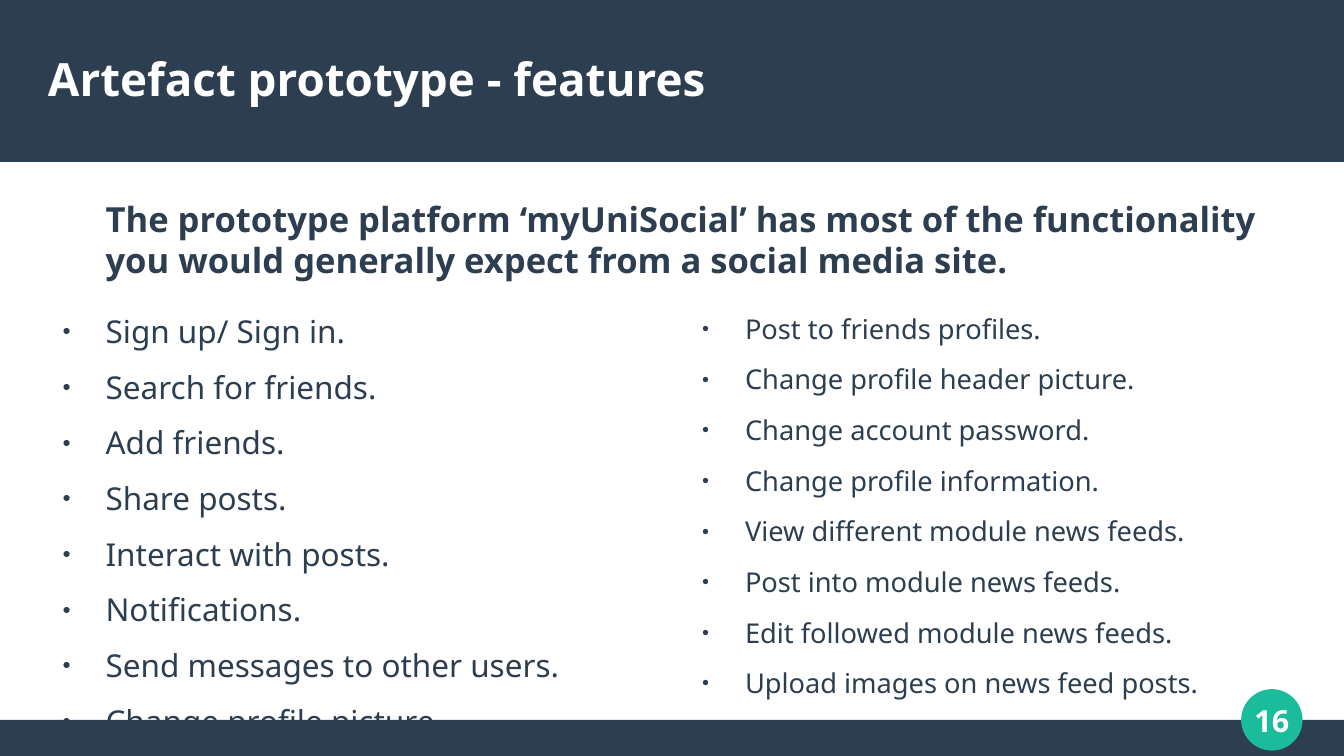
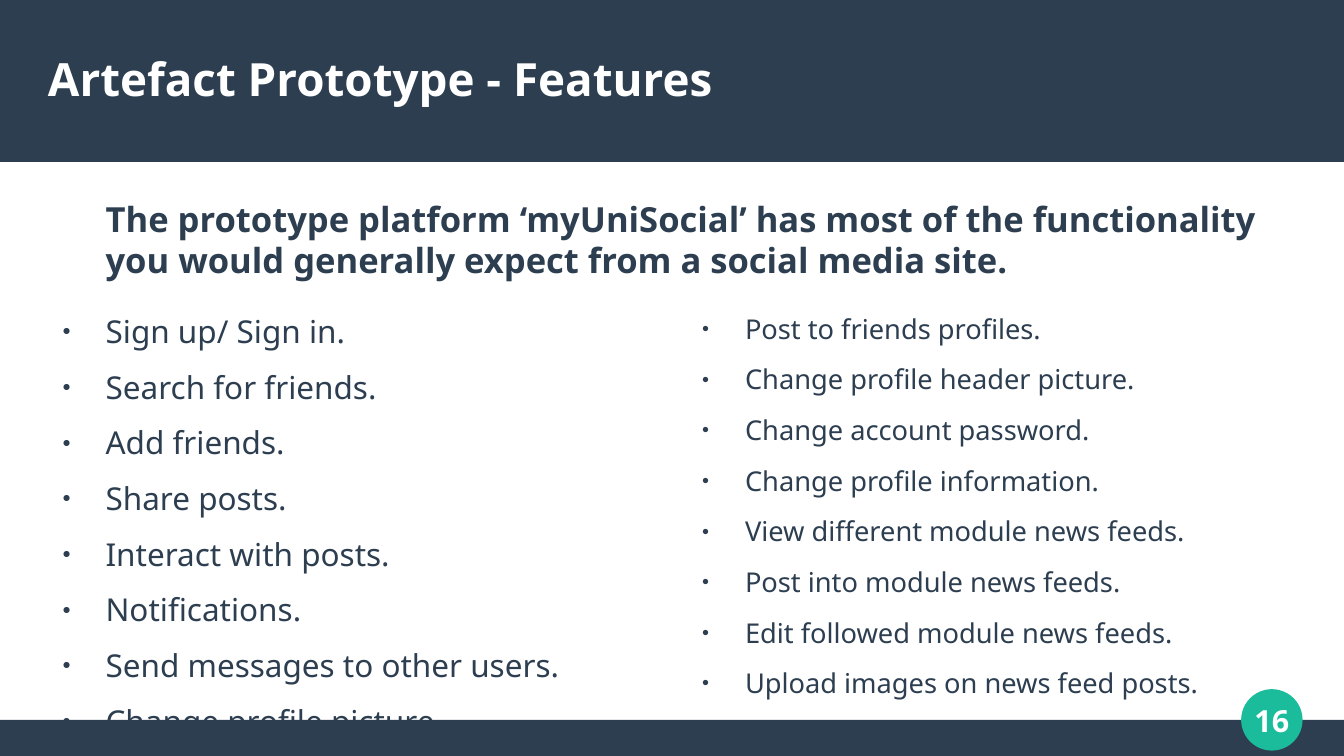
Before and after one commit to dannydaley/myUniSocial, a slide deck: slide 16 of Documentation/COMP320 PRESENTATION.odp. Drawn at 1344x756 pixels with LibreOffice and Linux fonts; fonts in the diff are those of the drawing. Boxes give left, top, right and bottom in pixels: in the first picture for what was removed or moved away, otherwise in the second. Text is boxed around its words. In the diff, an @@ line names an element or a change of style, - is before the commit and + after.

```diff
--- a/Documentation/COMP320 PRESENTATION.odp
+++ b/Documentation/COMP320 PRESENTATION.odp
@@ title at bbox=[48, 61, 712, 107]: text changed @@
-Artefact prototype - features
+Artefact Prototype - Features
```
Also in this commit, not shown: 16 other slides changed, 2 other files.
